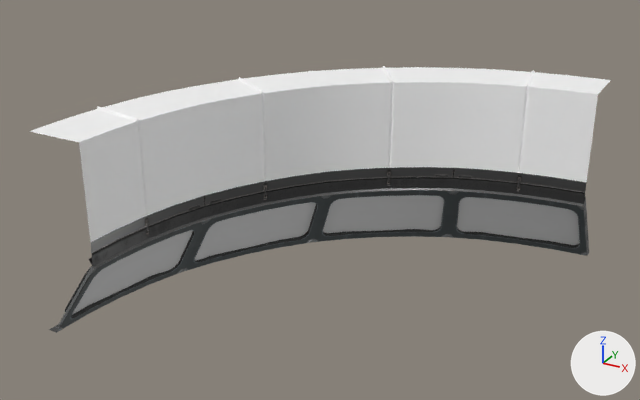
Before and after pictures for a commit that changed the glTF model assets/quaternius-megakit/glTF/Walls/TopWindow_Corner_Curve_Inner.gltf.
The view is the same before and after, from a 50 mm lens placed at (1.63, -5.08, 7.5), pointed at (-2.23, 1.94, 3.99). Lighting does not change. The marker at lower right points along +X, +Y and +Z. The first picture is the older version.

The first picture shows 'TopWindow_Corner_Curve_Inner'.
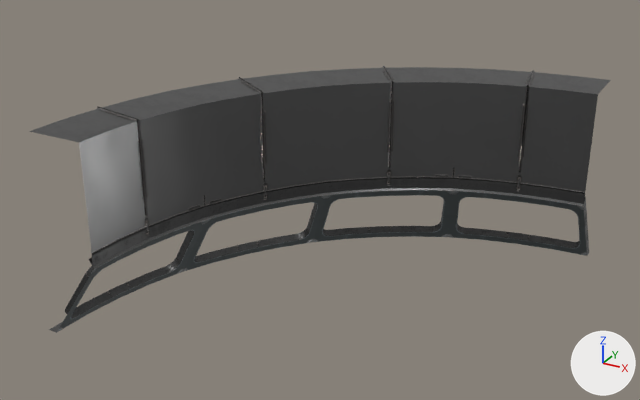
Boxes [x1, y1, x2, y2] around the edits, measured in the pictures (640 x 400 px):
'TopWindow_Corner_Curve_Inner', surface changed
    both: [29, 66, 611, 325]

The change, as a list of edits to the scene's bpy script:
```text
Add img_t_trim_02_basecolor:
    img_t_trim_02_basecolor = load_image('T_Trim_02_BaseColor', '../T_Trim_02_BaseColor.png', 2048, 2048, 'sRGB')
Change mat_m_glass:
    mat_m_glass.alpha: 1.0 -> 0.0
Change mat_mi_trim_02_variation:
    remove # nodes: BsdfPrincipled, OutputMaterial
    remove # colours: white #ffffff
    nodes: BsdfPrincipled, NormalMap, OutputMaterial, SeparateColor, TexImage x3
    uses the picture img_t_trim_02_basecolor
    uses the picture img_t_trim_02_normal
    uses the picture img_t_trim_02_orm
```
